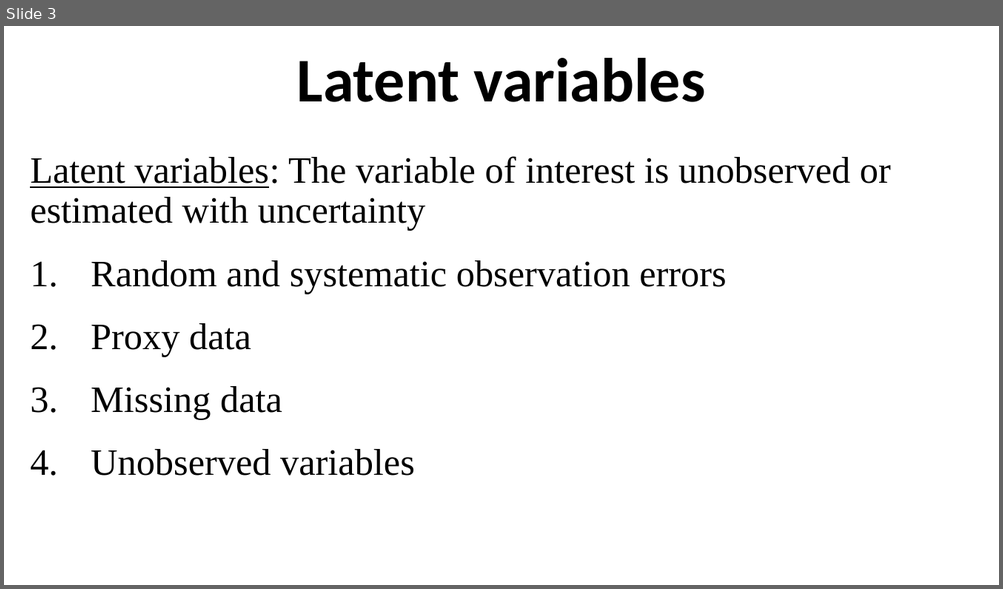
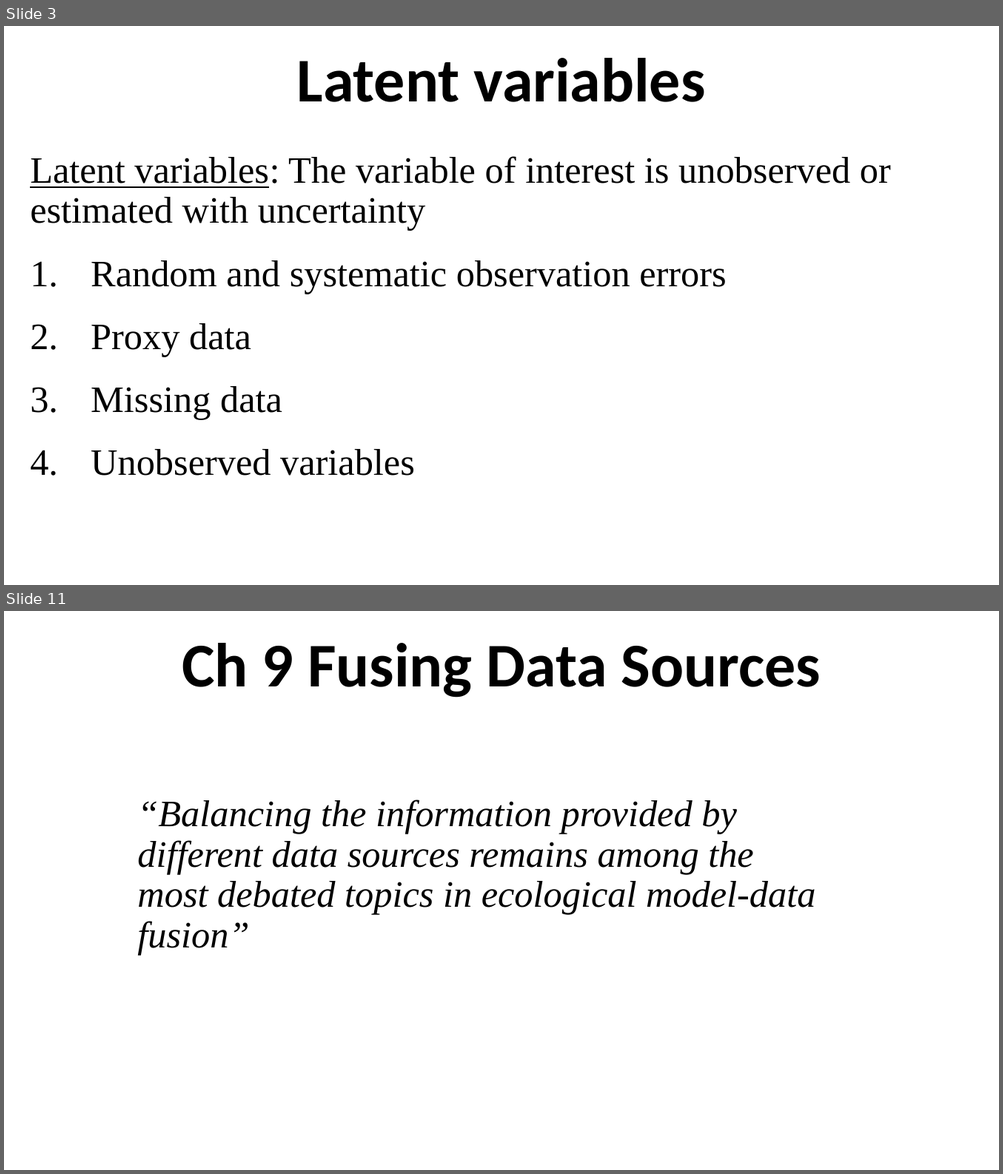
Before and after one commit to ahurford/aarms-summer-school, a slide deck: amy-lectures/State_Space_Models.pptx. Shown one above the other, each under a label of ours: slide 3 before the commit, slides 3 and 11 after it; the slides between them are not shown. The pictures are 1003x589 and 1003x1174 pixels, drawn with LibreOffice and Linux fonts; fonts in the diff are those of the drawing. Boxes give left, top, right and bottom in pixels: in the first picture for what was removed or moved away, otherwise in the second. Text is boxed around its words. In the diff, an @@ line names an element or a change of style, - is before the commit and + after.

```diff
--- a/amy-lectures/State_Space_Models.pptx
+++ b/amy-lectures/State_Space_Models.pptx
@@ slide 11 added at box(4, 611, 999, 1170), background #FFFFFF @@
@@ title added at box(182, 643, 820, 698), 60 pt, text #000000, bold @@
+Ch 9 Fusing Data Sources
@@ text added at box(137, 800, 815, 955), 36 pt, text #000000, italic @@
+“Balancing the information provided by different data sources remains among the most debated topics in ecological model-data fusion”
```
Also in this commit, not shown: 10 other slides added, 4 other files.
